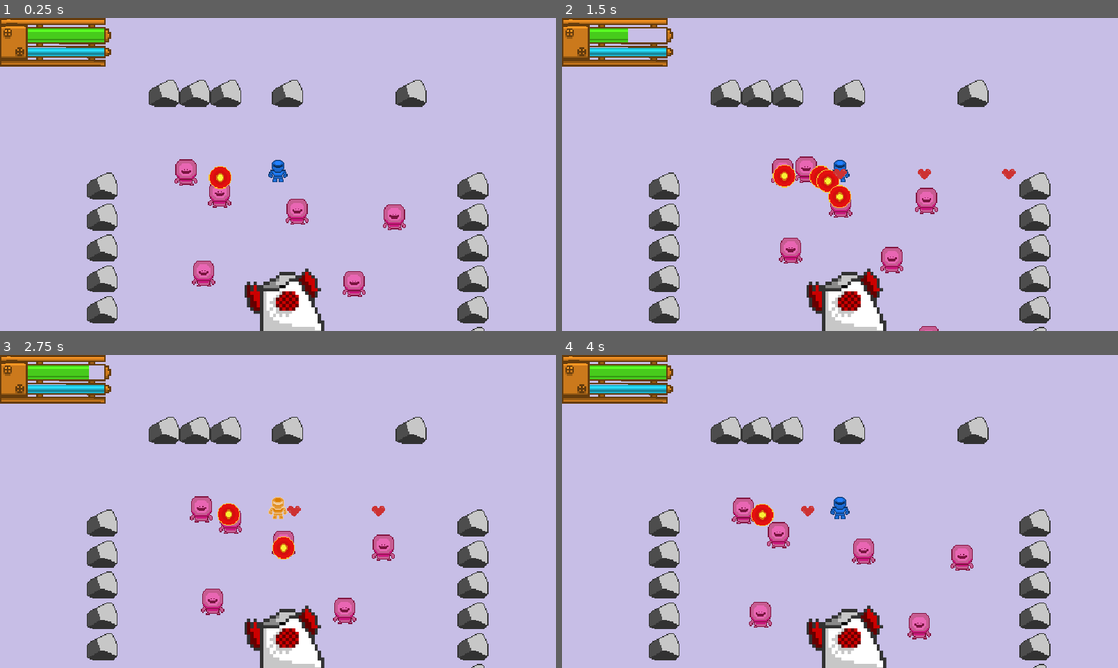
Above: before the commit, frames 1-4 (two rows, left to right).
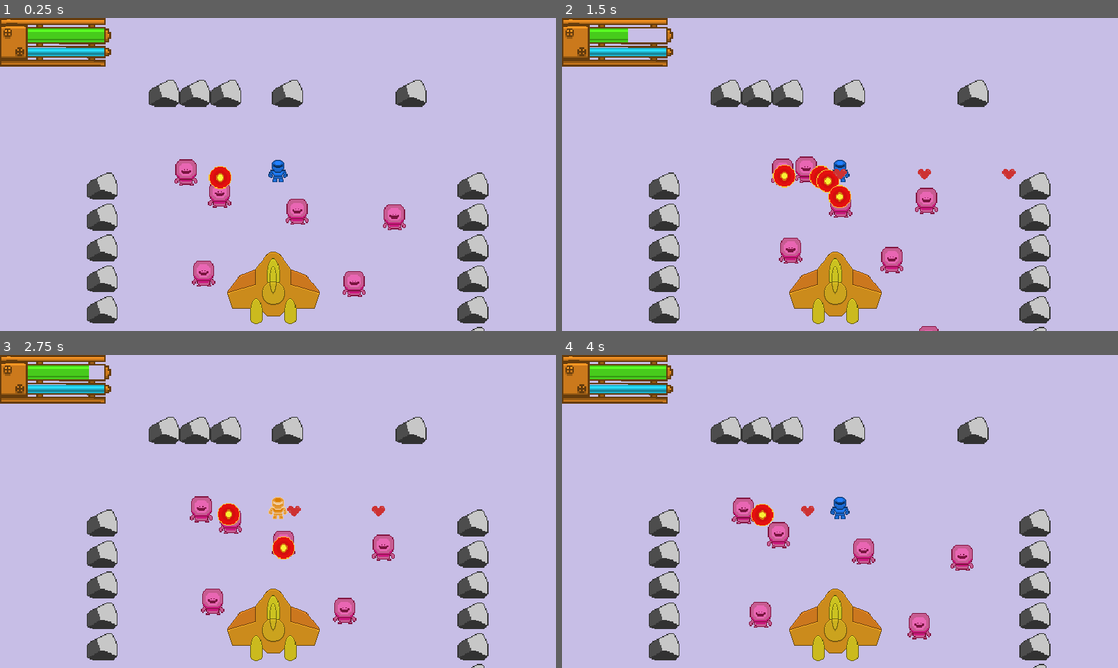
Above: after the commit, the same moments.

Repository: FREQ-E/Hanno
Game: Godot game, scene res://levels/test/test.tscn
Two runs of this game, one before a commit and one after it. Both use one fixed random seed, a clock stepped at 60 frames per second and the inputs below. Sound files missing from this copy of the repository are replaced by a short silence.
Inputs:
- Up to frame 1 (0.25 s): no input
- Up to frame 2 (1.5 s): hold Right (fire_right) 0.53-1.28 s; hold Space (sprint) 0.53-1.28 s; hold Down (fire_down) from 1.28 s (still down); tap Space (sprint) at 1.35 s
- Up to frame 3 (2.75 s): release Down (fire_down) at 2.03 s; hold Right (fire_right) from 2.03 s (still down); hold Space (sprint) from 2.03 s (still down)
- Up to frame 4 (4 s): release Right (fire_right) at 2.78 s; release Space (sprint) at 2.78 s; hold Up (fire_up) 2.78-3.53 s; tap Space (sprint) at 2.85 s; hold Left (fire_left) from 3.53 s (still down); hold Space (sprint) from 3.53 s (still down)

The runs differ from the first frame. In frame 1, 3.0% of the frame differs, in the area x 40-59%, y 74-100%; in frame 2, 3.0%; in frame 3, 3.0%; in frame 4, 3.0%.

Commit message:
Added crashed ship

Diff:
--- a/levels/objects_tileset.tres
+++ b/levels/objects_tileset.tres
@@ -1,13 +1,9 @@
-[gd_resource type="TileSet" load_steps=5 format=2]
+[gd_resource type="TileSet" load_steps=3 format=2]
 
 [ext_resource path="res://levels/rock.png" type="Texture" id=1]
-[ext_resource path="res://levels/crashed ship.png" type="Texture" id=2]
 
 [sub_resource type="ConvexPolygonShape2D" id=1]
 points = PoolVector2Array( 104, 0, 128, 44, 128, 96, 112, 112, 24, 112, 0, 104, 0, 44, 80, 0 )
-
-[sub_resource type="ConvexPolygonShape2D" id=2]
-points = PoolVector2Array( 11, 51, 64, 57, 143, 15, 222, 23, 255, 4, 318, 88, 293, 151, 334, 229, 328, 297, 265, 297, 200, 321, 76, 330, 63, 328, 64, 193, 10, 160 )
 
 [resource]
 3/name = "rock.png 3"
@@ -31,24 +27,3 @@
 "shape_transform": Transform2D( 1, 0, 0, 1, 0, 0 )
 } ]
 3/z_index = 0
-5/name = "crashed ship.png 5"
-5/texture = ExtResource( 2 )
-5/tex_offset = Vector2( 0, 0 )
-5/modulate = Color( 1, 1, 1, 1 )
-5/region = Rect2( 4, 51, 355, 344 )
-5/tile_mode = 0
-5/occluder_offset = Vector2( 0, 0 )
-5/navigation_offset = Vector2( 0, 0 )
-5/shape_offset = Vector2( 0, 0 )
-5/shape_transform = Transform2D( 1, 0, 0, 1, 0, 0 )
-5/shape = SubResource( 2 )
-5/shape_one_way = false
-5/shape_one_way_margin = 1.0
-5/shapes = [ {
-"autotile_coord": Vector2( 0, 0 ),
-"one_way": false,
-"one_way_margin": 1.0,
-"shape": SubResource( 2 ),
-"shape_transform": Transform2D( 1, 0, 0, 1, 0, 0 )
-} ]
-5/z_index = 0
--- a/levels/test/test.tscn
+++ b/levels/test/test.tscn
@@ -6,6 +6,7 @@
 [ext_resource path="res://levels/objects_tileset.tres" type="TileSet" id=4]
 [ext_resource path="res://levels/respawn_manager.gd" type="Script" id=5]
 [ext_resource path="res://sounds/Hanno Theme 4.wav" type="AudioStream" id=6]
+[ext_resource path="res://levels/crashed ship.png" type="Texture" id=7]
 
 [sub_resource type="Shader" id=1]
 code = "shader_type canvas_item;
@@ -100,6 +101,16 @@
 format = 1
 tile_data = PoolIntArray( -262136, 4, 0, 2, 3, 0, 3, 3, 0, 4, 3, 0, 6, 3, 0, 10, 3, 0, 131085, 2, 0, 131086, 2, 0, 1966 …(402 unchanged characters)…
 
+[node name="StaticBody2D" type="StaticBody2D" parent="Floor/Objects"]
+
+[node name="crashed ship" type="Sprite" parent="Floor/Objects/StaticBody2D"]
+position = Vector2( 773, 870 )
+scale = Vector2( 3, 3 )
+texture = ExtResource( 7 )
+
+[node name="CollisionPolygon2D" type="CollisionPolygon2D" parent="Floor/Objects/StaticBody2D"]
+polygon = PoolVector2Array( 784, 720, 848, 792, 915.571, 824.489, 963.142, 888.167, 943.664, 957.464, 868.748, 957.838, 869.872, 1008.78, 848, 1024, 816, 1008, 800.201, 987.805, 742.891, 988.179, 728, 1008, 704, 1024, 676.965, 1005.41, 676.965, 958.213, 601.675, 956.34, 584, 888, 632, 824, 696, 792, 760, 720 )
+
 [node name="YSort" type="YSort" parent="."]
 script = ExtResource( 5 )
 
Binary file changed: levels/crashed ship.png
Not shown: 1 places in levels/test/test.tscn that only renumber resources
